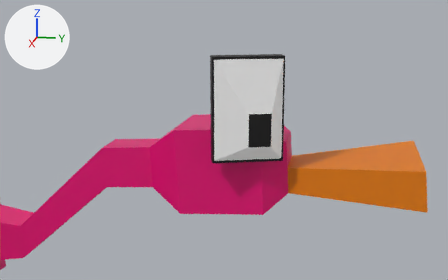
Renders of the Blender file Assets/Models/bird.blend from each side of a commit.
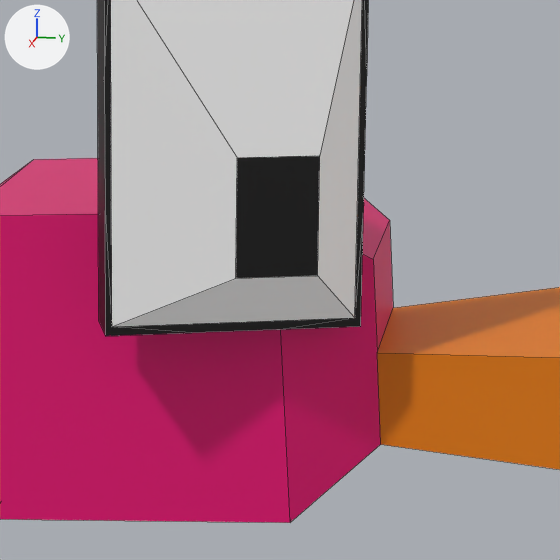
Each version appears first from a 50 mm lens placed at (7.163, 6.12, 3.241), pointed at (0.649, 4.818, 1.612), and next in a close-up on the part from 41% to 75% of the width and 25% to 80% of the height. The lights are fixed; the arrows at upper left show +X, +Y and +Z. The close-ups show mesh edges as thin lines.

Objects in the first close-up: 'BirdBody', 'BirdEye'.
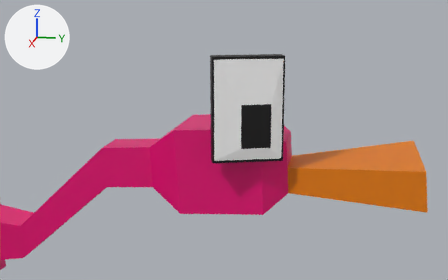
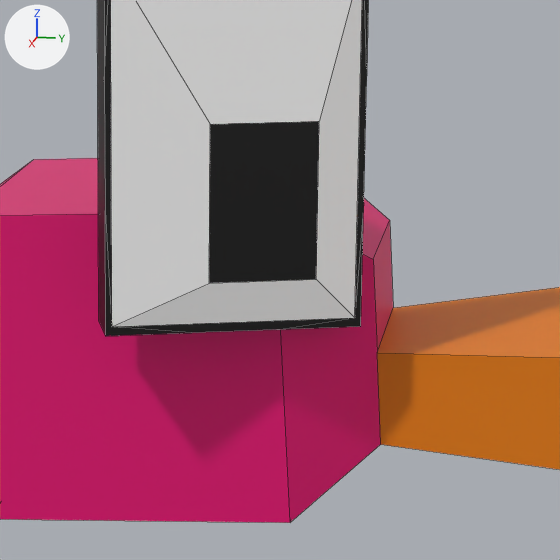
Changed parts and their boxes [x1, y1, x2, y2] in the close-ups (560 x 560 px; the box of a moved part takes in the faces that stretch with it):
```json
{"part": 1, "of": "me_cube_001", "change": "moved or reshaped", "before": [115, 0, 358, 327], "after": [115, 0, 358, 327]}
```

Edits to the scene script, one JSON object a line:
```json
{"block": "me_cube_001", "where": "me_cube_001.from_pydata(...)  # 24 vertices, 18 faces; spans x 0.02..0.78, y -3.21..3.21, z -1.07..0.09"}
{"block": "me_cube_001", "where": "# used by ob_birdeye; parent = ob_birdbody; location = (0.209, 5.3, 2.435); rotation_euler = (0.0, 0.0, -0.677), in degrees (0, 0, -39); scale = (1.0, -0.0888, 1.0)"}
{"block": "me_cube_001", "change": "me_cube_001 part 1"}
{"op": "set", "path": "me_cube_001.vertices[20].co", "old": "(0.48, -1.28, -0.89)", "new": "(0.53, -0.56, -0.91)", "note": "pixel (235, 278) -> pixel (209, 283)"}
{"op": "set", "path": "me_cube_001.vertices[21].co", "old": "(0.26, -2.79, -0.89)", "new": "(0.25, -2.54, -0.91)", "note": "pixel (317, 275) -> pixel (316, 279)"}
{"op": "set", "path": "me_cube_001.vertices[22].co", "old": "(0.48, -1.28, -0.52)", "new": "(0.53, -0.56, -0.43)", "note": "pixel (237, 157) -> pixel (210, 124)"}
{"op": "set", "path": "me_cube_001.vertices[23].co", "old": "(0.26, -2.79, -0.52)", "new": "(0.25, -2.54, -0.43)", "note": "pixel (319, 155) -> pixel (319, 121)"}
```
